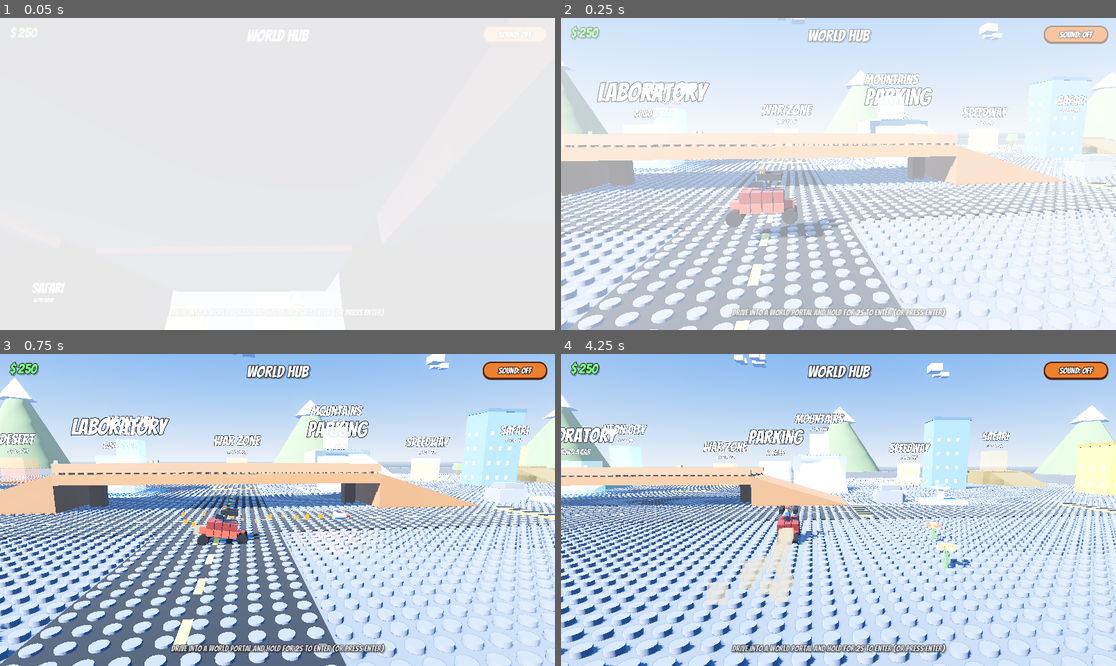
Above: before the commit, frames 1-4 (two rows, left to right).
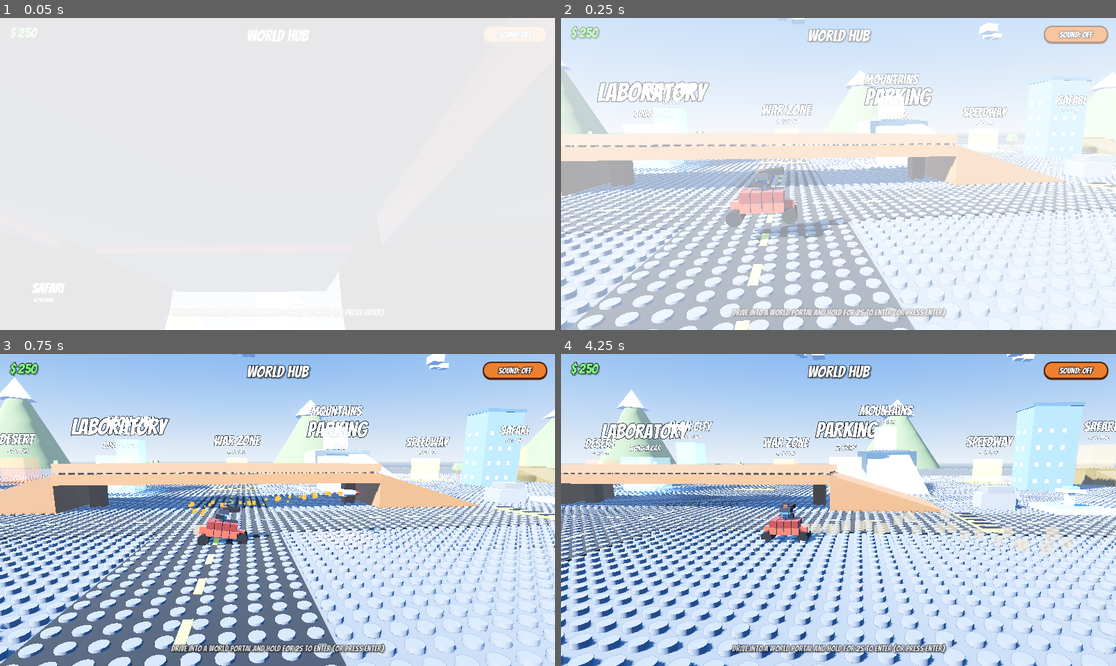
Above: after the commit, the same moments.

Repository: mrshapron/brick-stunt-rally
Game: Godot game, scene res://scenes/hub.tscn
Two runs of this game, one before a commit and one after it. Both use one fixed random seed, a clock stepped at 60 frames per second and the inputs below.
Inputs (mouse positions are in pixels of both pictures, inside the frame that each line leads up to):
- Up to frame 1 (0.05 s): no input
- Up to frame 2 (0.25 s): no input
- Up to frame 3 (0.75 s): tap Enter at 0.5 s; move the mouse to (399, 494) at 0.52 s; hold D (move_right) from 0.53 s (still down); hold Space (fire) from 0.53 s (still down); tap N (advance) at 0.6 s; click (399, 494) at 0.67 s
- Up to frame 4 (4.25 s): tap Enter every 0.75 s from 1.25 to 3.5 s; move the mouse to (727, 525) at 1.27 s; release D (move_right) at 1.28 s; release Space (fire) at 1.28 s; hold S (move_down) 1.28-2.03 s; tap Space (fire) at 1.35 s; tap Down (aim_down, bound only after the commit) at 1.55 s; move the mouse to (894, 441) at 2.02 s; hold D (move_right) 2.03-2.78 s; hold Down (aim_down, bound only after the commit) 2.03-2.78 s; tap Left (aim_left, bound only after the commit) at 2.3, 2.85 s; move the mouse to (810, 572) at 2.77 s; hold W (move_up) 2.78-3.53 s; click (810, 572) at 2.92 s; tap Right (aim_right, bound only after the commit) at 3.05 s; move the mouse to (1005, 556) at 3.52 s; hold A (move_left) from 3.53 s (still down); hold Right (aim_right, bound only after the commit) from 3.53 s (still down); tap Up (aim_up, bound only after the commit) at 3.8 s; tap Escape (menu) at 4.15 s

Frame 1 is identical in both runs. In frame 2, 0.2% of the frame differs, in the area x 34-53%, y 47-68%; in frame 3, 0.6%; in frame 4, 42%, in the area x 0-100%, y 0-100%.

Commit message:
Add ESC pause menu and split driving from turret aiming
- New PauseMenu overlay (ESC) that freezes the game with Resume / Restart /
  World Map / Sound / Quit Game; gameplay scene wires it up and no longer
  exits straight to the map on ESC.
- WASD now drives the wheels only; the arrow keys aim a new rotatable roof
  turret (yaw + barrel elevation) and missiles fire along the turret's aim.
- Lab build view and car-reward turntable also accept the arrows so their
  rotate-view controls keep working. Updated the HUD controls hint.

Diff:
--- a/scripts/car_reward.gd
+++ b/scripts/car_reward.gd
@@ -61,13 +61,13 @@
 	if _done:
 		return
 	var rot := 1.6 * delta
-	if Input.is_action_pressed("move_left"):
+	if Input.is_action_pressed("move_left") or Input.is_action_pressed("aim_left"):
 		_yaw -= rot
-	if Input.is_action_pressed("move_right"):
+	if Input.is_action_pressed("move_right") or Input.is_action_pressed("aim_right"):
 		_yaw += rot
-	if Input.is_action_pressed("move_up"):
+	if Input.is_action_pressed("move_up") or Input.is_action_pressed("aim_up"):
 		_pitch = clampf(_pitch + rot, 0.12, 1.3)
-	if Input.is_action_pressed("move_down"):
+	if Input.is_action_pressed("move_down") or Input.is_action_pressed("aim_down"):
 		_pitch = clampf(_pitch - rot, 0.12, 1.3)
 	if is_instance_valid(_car_node):
 		_car_node.rotation.y += 0.5 * delta
--- a/scripts/game_state.gd
+++ b/scripts/game_state.gd
@@ -357,14 +357,22 @@
 
 
 func _setup_input() -> void:
-	_add_action("move_right", [KEY_RIGHT, KEY_D])
-	_add_action("move_left", [KEY_LEFT, KEY_A])
-	_add_action("move_up", [KEY_UP, KEY_W])
-	_add_action("move_down", [KEY_DOWN, KEY_S])
+	# WASD drives the wheels; the arrow keys aim the rocket turret.
+	_add_action("move_right", [KEY_D])
+	_add_action("move_left", [KEY_A])
+	_add_action("move_up", [KEY_W])
+	_add_action("move_down", [KEY_S])
+	_add_action("aim_left", [KEY_LEFT])
+	_add_action("aim_right", [KEY_RIGHT])
+	_add_action("aim_up", [KEY_UP])
+	_add_action("aim_down", [KEY_DOWN])
 	_add_action("fire", [KEY_SPACE, KEY_F])
 	_add_action("interact", [KEY_E, KEY_C])
 	_add_action("restart", [KEY_R])
+	# In menu/navigation scenes ESC and M both go "back". The gameplay scene
+	# instead treats ESC as "pause" (see its own handling) and ignores "menu".
 	_add_action("menu", [KEY_ESCAPE, KEY_M])
+	_add_action("pause", [KEY_ESCAPE])
 	_add_action("advance", [KEY_N, KEY_ENTER])
 
 
--- a/scripts/hud.gd
+++ b/scripts/hud.gd
@@ -60,7 +60,7 @@
 	_race_label.add_theme_color_override("font_color", Color(1.0, 0.95, 0.4))
 	_flip_label = _make_label(stats, "Flips  0", 22)
 
-	var hint := _make_label(self, "WASD/Arrows drive   .   Space/F fire   .   E get out / in car   .   R restart   .   M world map", 18)
+	var hint := _make_label(self, "WASD drive   .   Arrows aim turret   .   Space/F fire   .   E in/out   .   R restart   .   ESC pause", 18)
 	hint.set_anchors_preset(Control.PRESET_BOTTOM_LEFT)
 	hint.position = Vector2(20, -40)
 	hint.modulate = Color(1, 1, 1, 0.75)
--- a/scripts/lab.gd
+++ b/scripts/lab.gd
@@ -96,13 +96,13 @@
 
 func _process(delta: float) -> void:
 	var rot := 1.6 * delta
-	if Input.is_action_pressed("move_left"):
+	if Input.is_action_pressed("move_left") or Input.is_action_pressed("aim_left"):
 		_yaw -= rot
-	if Input.is_action_pressed("move_right"):
+	if Input.is_action_pressed("move_right") or Input.is_action_pressed("aim_right"):
 		_yaw += rot
-	if Input.is_action_pressed("move_up"):
+	if Input.is_action_pressed("move_up") or Input.is_action_pressed("aim_up"):
 		_pitch = clampf(_pitch + rot, 0.15, 1.4)
-	if Input.is_action_pressed("move_down"):
+	if Input.is_action_pressed("move_down") or Input.is_action_pressed("aim_down"):
 		_pitch = clampf(_pitch - rot, 0.15, 1.4)
 	_update_camera()
 	_update_targets()
--- a/scripts/main.gd
+++ b/scripts/main.gd
@@ -4,6 +4,7 @@
 
 var builder: LevelBuilder
 var hud: HUD
+var pause_menu: PauseMenu
 
 var elapsed: float = 0.0
 var running: bool = false
@@ -39,6 +40,7 @@
 	vehicle.died.connect(_on_player_died)
 	add_camera()
 	_setup_hud(data.get("name", "Level"))
+	_setup_pause_menu()
 
 	combat = data.get("combat", false)
 	if combat:
@@ -108,6 +110,18 @@
 	hud.set_level_name(level_name)
 
 
+func _setup_pause_menu() -> void:
+	pause_menu = PauseMenu.new()
+	add_child(pause_menu)
+	pause_menu.restart_requested.connect(_on_restart)
+	pause_menu.map_requested.connect(_to_world_map)
+
+
+func _on_restart() -> void:
+	Sfx.stop_engine()
+	get_tree().reload_current_scene()
+
+
 func _physics_process(delta: float) -> void:
 	if running and not finished:
 		elapsed += delta
@@ -124,10 +138,8 @@
 		if not finished:
 			Sfx.set_engine_speed(vehicle.get_speed_kmh() / (vehicle.max_speed * 3.6))
 
-	if Input.is_action_just_pressed("menu"):
-		_to_world_map()
-	elif Input.is_action_just_pressed("restart"):
-		get_tree().reload_current_scene()
+	if Input.is_action_just_pressed("restart"):
+		_on_restart()
 	elif finished and Input.is_action_just_pressed("advance"):
 		if _has_reward:
 			_has_reward = false
--- /dev/null
+++ b/scripts/pause_menu.gd
@@ -0,0 +1,131 @@
+class_name PauseMenu
+extends CanvasLayer
+## Code-built pause overlay. Toggled with ESC ("pause"). Freezes the game tree
+## while open (this layer keeps processing via PROCESS_MODE_ALWAYS) and offers
+## Resume / Restart / World Map / Quit, plus the sound toggle.
+
+signal restart_requested
+signal map_requested
+
+var _is_open: bool = false
+var _root: Control
+var _mute_button: Button
+
+
+func _ready() -> void:
+	layer = 50
+	process_mode = Node.PROCESS_MODE_ALWAYS
+	_build()
+	visible = false
+
+
+func _build() -> void:
+	_root = Control.new()
+	_root.set_anchors_preset(Control.PRESET_FULL_RECT)
+	add_child(_root)
+
+	var dim := ColorRect.new()
+	dim.set_anchors_preset(Control.PRESET_FULL_RECT)
+	dim.color = Color(0, 0, 0, 0.6)
+	_root.add_child(dim)
+
+	var center := CenterContainer.new()
+	center.set_anchors_preset(Control.PRESET_FULL_RECT)
+	_root.add_child(center)
+
+	var panel := PanelContainer.new()
+	var sb := StyleBoxFlat.new()
+	sb.bg_color = Color(0.12, 0.13, 0.2, 0.97)
+	sb.border_color = Color(1.0, 0.82, 0.3, 1.0)
+	sb.set_border_width_all(5)
+	sb.set_corner_radius_all(22)
+	sb.set_content_margin_all(40)
+	panel.add_theme_stylebox_override("panel", sb)
+	center.add_child(panel)
+
+	var vb := VBoxContainer.new()
+	vb.add_theme_constant_override("separation", 16)
+	vb.alignment = BoxContainer.ALIGNMENT_CENTER
+	panel.add_child(vb)
+
+	var title := Label.new()
+	title.text = "PAUSED"
+	title.add_theme_font_size_override("font_size", 60)
+	title.add_theme_color_override("font_color", Color(1.0, 0.85, 0.3))
+	title.add_theme_color_override("font_outline_color", Color(0, 0, 0, 0.8))
+	title.add_theme_constant_override("outline_size", 4)
+	title.horizontal_alignment = HORIZONTAL_ALIGNMENT_CENTER
+	vb.add_child(title)
+
+	_add_button(vb, "Resume", _on_resume)
+	_add_button(vb, "Restart", _on_restart)
+	_add_button(vb, "World Map", _on_map)
+	_mute_button = _add_button(vb, _mute_text(), _on_mute)
+	_add_button(vb, "Quit Game", _on_quit)
+
+
+func _add_button(parent: Node, text: String, cb: Callable) -> Button:
+	var b := Button.new()
+	b.text = text
+	b.custom_minimum_size = Vector2(280, 52)
+	b.add_theme_font_size_override("font_size", 26)
+	b.pressed.connect(cb)
+	parent.add_child(b)
+	return b
+
+
+func _mute_text() -> String:
+	return "Sound: Off" if Sfx.is_muted() else "Sound: On"
+
+
+func _unhandled_input(event: InputEvent) -> void:
+	if event.is_action_pressed("pause"):
+		toggle()
+		get_viewport().set_input_as_handled()
+
+
+func toggle() -> void:
+	if _is_open:
+		close()
+	else:
+		open()
+
+
+func open() -> void:
+	_is_open = true
+	visible = true
+	_mute_button.text = _mute_text()
+	get_tree().paused = true
+
+
+func close() -> void:
+	_is_open = false
+	visible = false
+	get_tree().paused = false
+
+
+func _on_resume() -> void:
+	close()
+
+
+func _on_restart() -> void:
+	get_tree().paused = false
+	_is_open = false
+	visible = false
+	restart_requested.emit()
+
+
+func _on_map() -> void:
+	get_tree().paused = false
+	_is_open = false
+	visible = false
+	map_requested.emit()
+
+
+func _on_mute() -> void:
+	Sfx.toggle_mute()
+	_mute_button.text = _mute_text()
+
+
+func _on_quit() -> void:
+	get_tree().quit()
--- a/scripts/vehicle.gd
+++ b/scripts/vehicle.gd
@@ -25,6 +25,9 @@
 @export var rolling_resistance: float = 1.5
 ## How much the body visually pitches/rolls under acceleration (springy feel).
 @export var lean_amount: float = 0.011
+## Rocket turret aiming (arrow keys): yaw turn rate and barrel elevation rate.
+@export var turret_turn_speed: float = 2.6
+@export var turret_pitch_speed: float = 1.6
 
 var _wheels: Array[RayCast3D] = []
 var _wheel_meshes: Array[MeshInstance3D] = []
@@ -39,6 +42,11 @@
 var controlled: bool = true
 var _driver: Node3D
 var _launchers: Array[Vector3] = []
+var _turret: Node3D
+var _barrels: Node3D
+var _turret_yaw: float = 0.0
+var _turret_pitch: float = 0.12
+var _top_y: float = 0.6
 
 
 func _ready() -> void:
@@ -82,6 +90,7 @@
 		mx = Vector3.ZERO
 	var center := (mn + mx) * 0.5
 	var dim := (mx - mn + Vector3.ONE) * scale
+	_top_y = dim.y * 0.5
 
 	# Remove the placeholder collider; we build one collider per solid brick so
 	# the car's collision matches exactly what was built.
@@ -279,6 +288,8 @@
 	if _dust:
 		_dust.emitting = _grounded and hvel.length() > 4.0
 
+	_aim_turret(delta)
+
 	_fire_timer -= delta
 	if controlled and not _dead and Input.is_action_pressed("fire") and _fire_timer <= 0.0:
 		_fire_timer = fire_cooldown
@@ -288,23 +299,58 @@
 
 
 func _build_launchers() -> void:
-	for sz in [-0.55, 0.55]:
+	# Rotatable rocket turret on the roof. The arrow keys yaw "_turret" and
+	# elevate "_barrels"; missiles fly along the barrels' aim, independent of
+	# which way the car is driving.
+	_turret = Node3D.new()
+	_turret.position = Vector3(0.0, _top_y + 0.18, 0.0)
+	_chassis.add_child(_turret)
+
+	var base := MeshInstance3D.new()
+	var base_mesh := BoxMesh.new()
+	base_mesh.size = Vector3(0.7, 0.34, 0.9)
+	base.mesh = base_mesh
+	var base_mat := StandardMaterial3D.new()
+	base_mat.albedo_color = Color(0.22, 0.23, 0.28)
+	base_mat.metallic = 0.4
+	base.material_override = base_mat
+	_turret.add_child(base)
+
+	_barrels = Node3D.new()
+	_barrels.position = Vector3(0.0, 0.12, 0.0)
+	_turret.add_child(_barrels)
+
+	for sz in [-0.28, 0.28]:
 		var mi := MeshInstance3D.new()
 		var bm := BoxMesh.new()
-		bm.size = Vector3(1.2, 0.32, 0.32)
+		bm.size = Vector3(1.2, 0.3, 0.3)
 		mi.mesh = bm
-		mi.position = Vector3(0.4, 1.0, sz)
+		mi.position = Vector3(0.5, 0.0, sz)
 		var m := StandardMaterial3D.new()
 		m.albedo_color = Color(0.16, 0.16, 0.19)
-		m.metallic = 0.4
+		m.metallic = 0.5
 		mi.material_override = m
-		_chassis.add_child(mi)
+		_barrels.add_child(mi)
+
+
+func _aim_turret(delta: float) -> void:
+	if controlled and not _dead:
+		var ay := Input.get_axis("aim_right", "aim_left")
+		var ap := Input.get_axis("aim_down", "aim_up")
+		_turret_yaw += ay * turret_turn_speed * delta
+		_turret_pitch = clampf(_turret_pitch + ap * turret_pitch_speed * delta, -0.1, 1.0)
+	if _turret:
+		_turret.rotation.y = _turret_yaw
+	if _barrels:
+		_barrels.rotation.z = _turret_pitch
 
 
 func _shoot() -> void:
-	var dir := global_transform.basis.x
-	for local in _launchers:
-		var muzzle := to_global(local) + dir * 0.8
+	if not _barrels:
+		return
+	var dir := _barrels.global_transform.basis.x
+	for sz in [-0.28, 0.28]:
+		var muzzle := _barrels.to_global(Vector3(1.15, 0.0, sz))
 		var m := Missile.new()
 		m.setup(dir, missile_damage)
 		m.position = muzzle
